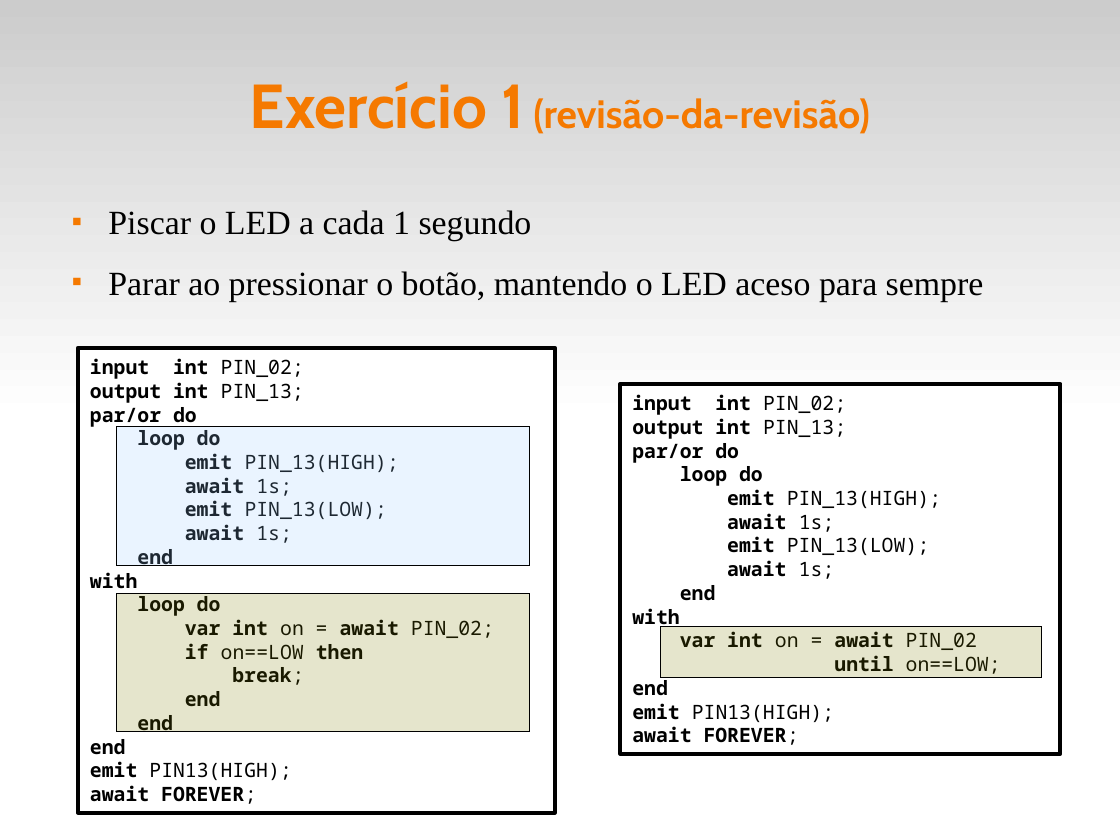
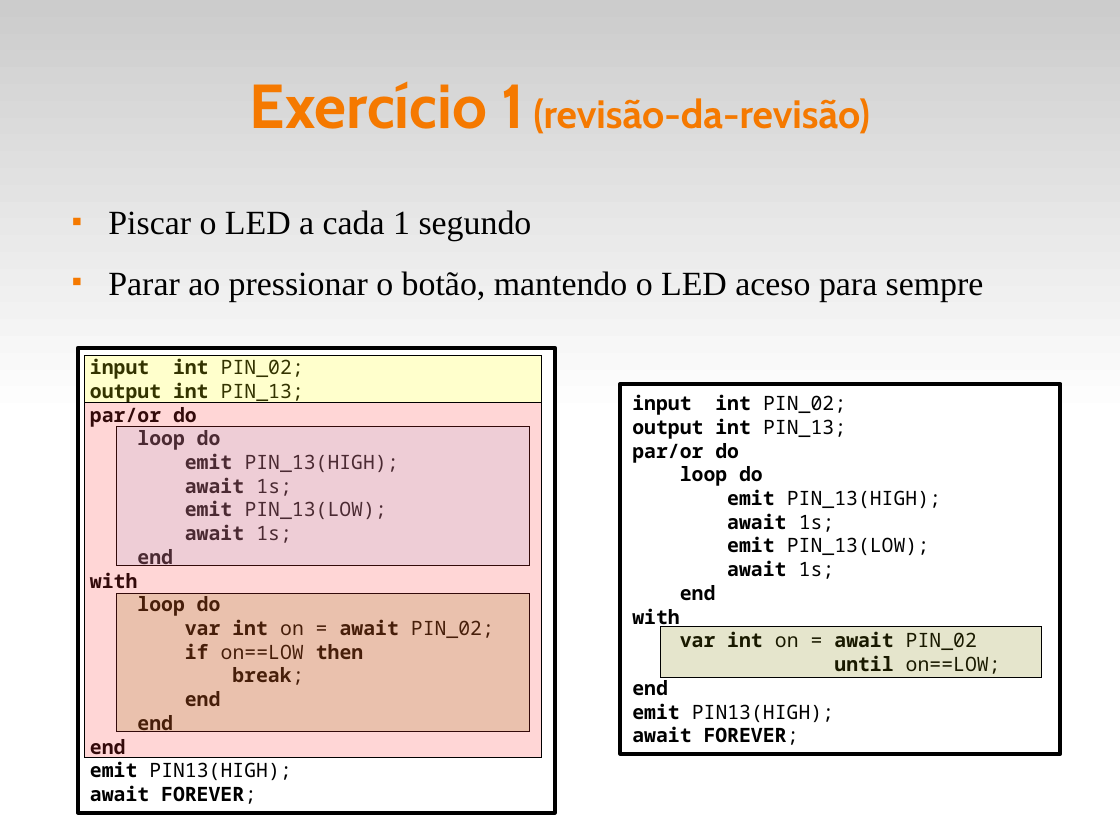
Before and after one commit to fsantanna-uerj/reativos, a slide deck: slide 8 of slides/05_ceu.odp. Drawn at 1120x840 pixels with LibreOffice and Linux fonts; fonts in the diff are those of the drawing. Boxes give left, top, right and bottom in pixels: in the first picture for what was removed or moved away, otherwise in the second. Text is boxed around its words. In the diff, an @@ line names an element or a change of style, - is before the commit and + after.

```diff
--- a/slides/05_ceu.odp
+++ b/slides/05_ceu.odp
@@ rectangle added at box(84, 356, 541, 402), fill #FFFF00 at 20% opacity, outline #000000 0 pt @@
@@ rectangle added at box(84, 402, 541, 758), fill #FF3333 at 20% opacity, outline #000000 0 pt @@
```
Also in this commit, not shown: 2 other slides changed, 2 other files.
